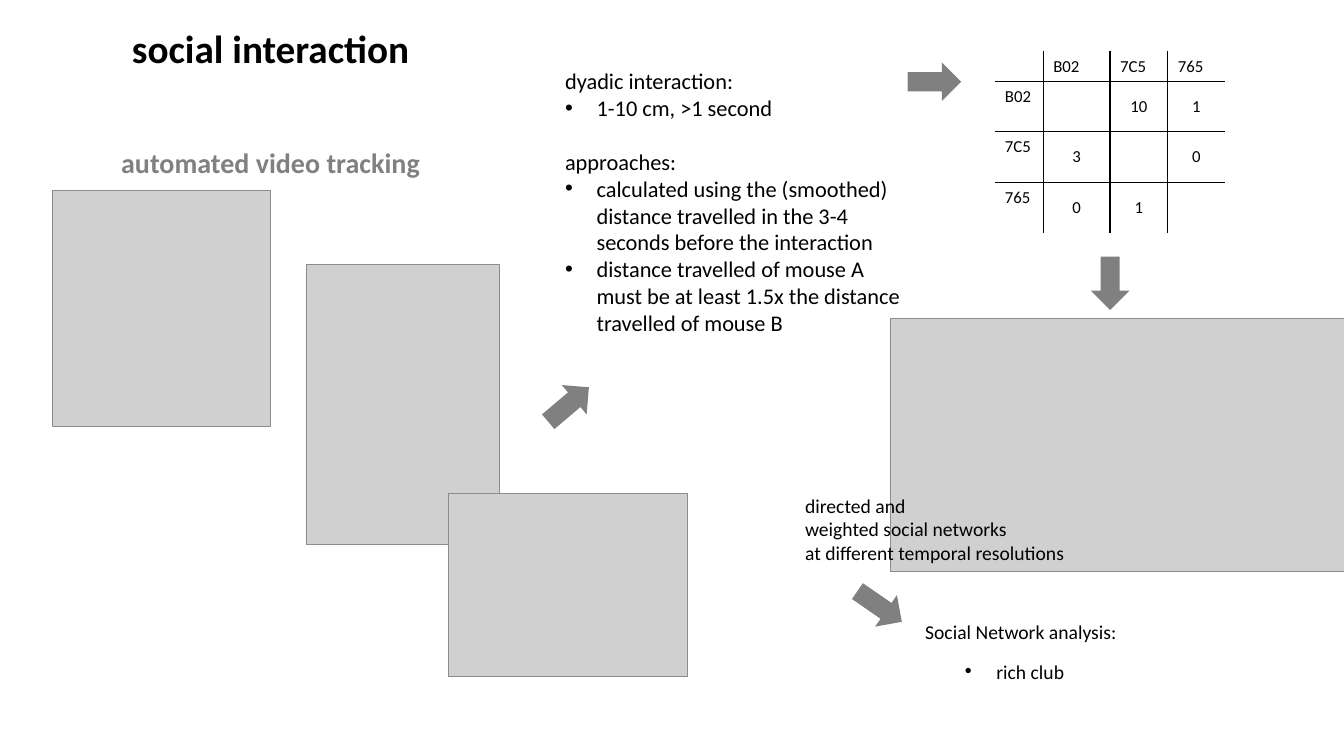
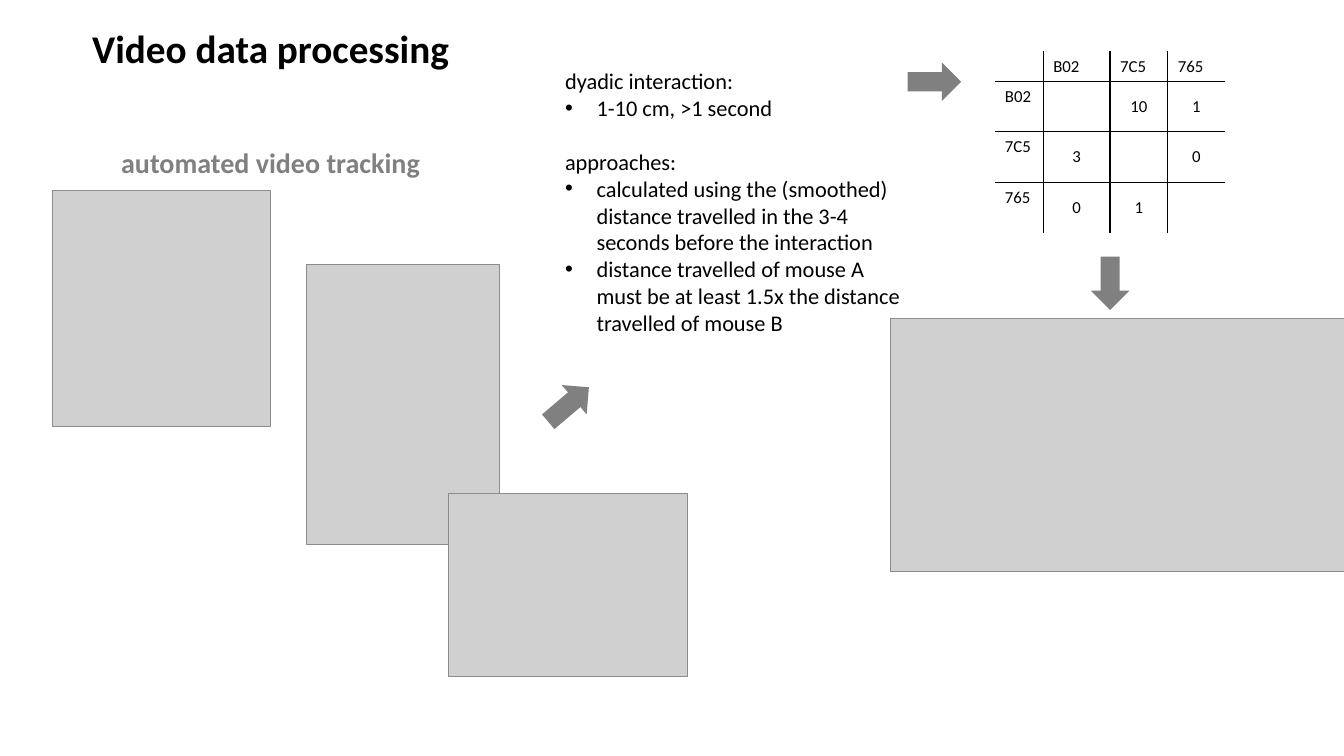
Before and after one commit to KelschLAB/NoSeMaze-stableRichClubs, a slide deck: slide 4 of plots/progress_report_27052025.pptx (slide 3 before the commit). Drawn at 1344x756 pixels with LibreOffice and Linux fonts; fonts in the diff are those of the drawing; grey boxes stand for pictures. Boxes give left, top, right and bottom in pixels: in the first picture for what was removed or moved away, otherwise in the second. Text is boxed around its words. In the diff, an @@ line names an element or a change of style, - is before the commit and + after.

```diff
--- a/plots/progress_report_27052025.pptx
+++ b/plots/progress_report_27052025.pptx
@@ text at (92,35,449,70): text changed @@
-social interaction
+Video data processing
@@ text removed at (805,497,1064,566) @@
-directed and
-weighted social networks
-at different temporal resolutions
@@ right arrow removed at (847,576,913,638) @@
@@ text removed at (925,625,1116,642) @@
-Social Network analysis:
@@ text removed at (996,665,1064,679) @@
-• rich club
```
Also in this commit, not shown: 1 other slide changed, 4 slides added, 10 other files.
